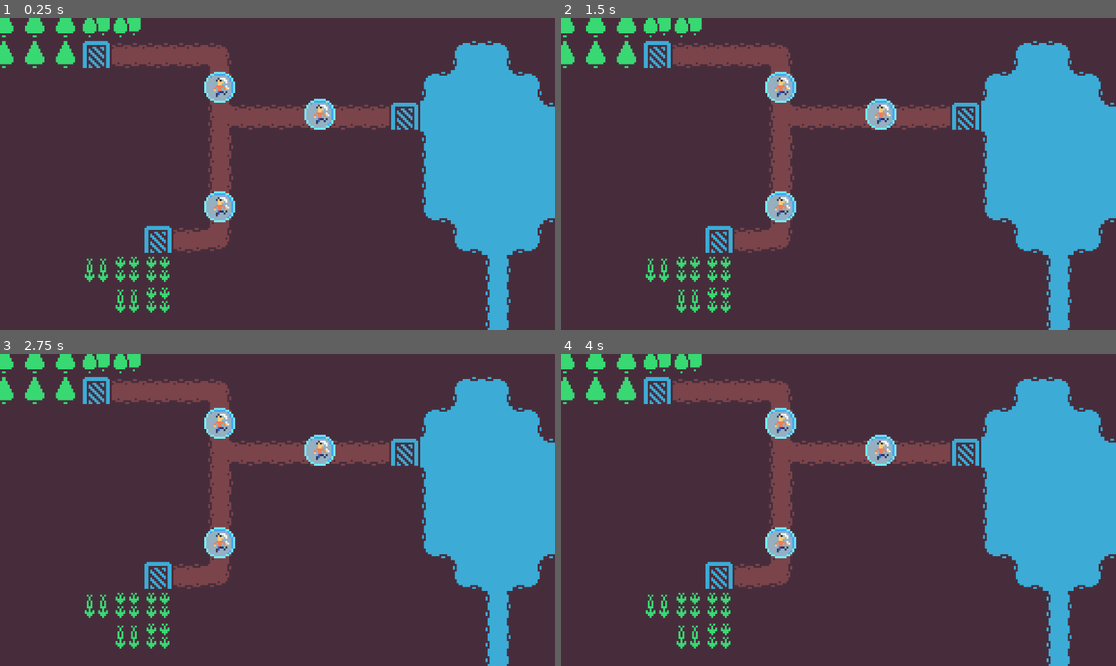
Above: before the commit, frames 1-4 (two rows, left to right).
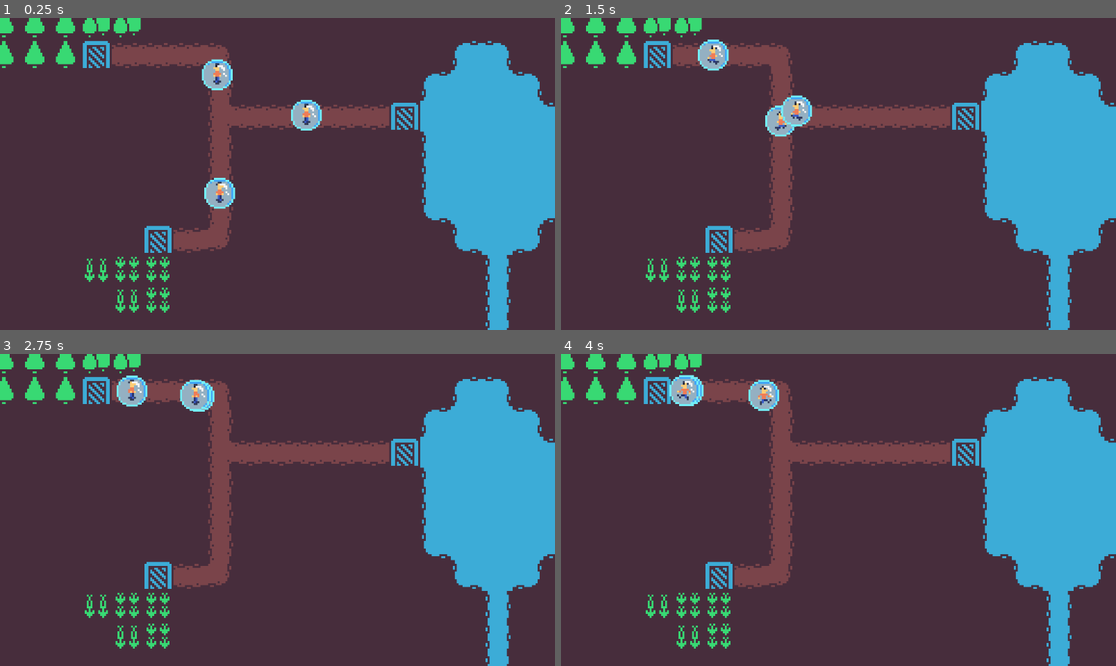
Above: after the commit, the same moments.

Repository: bubble-i-zation/bubble-i-zation
Game: Godot game, scene res://scenes/example_world.tscn
Two runs of this game, one before a commit and one after it. Both use one fixed random seed, a clock stepped at 60 frames per second and the inputs below.
Inputs:
- Up to frame 1 (0.25 s): no input
- Up to frame 2 (1.5 s): no input
- Up to frame 3 (2.75 s): no input
- Up to frame 4 (4 s): no input

The runs differ from the first frame. In frame 1, 1.9% of the frame differs, in the area x 36-61%, y 13-66%; in frame 2, 2.6%, in the area x 24-61%, y 6-66%; in frame 3, 2.4%; in frame 4, 2.3%.
Error before the commit: Parse Error: Identifier "QuestManager" not declared in the current scope. (res://scenes/porter/porter.gd:26)

Commit message:
jetzt muass as

Diff:
--- a/bubble-i-zation/project.godot
+++ b/bubble-i-zation/project.godot
@@ -14,3 +14,22 @@
 run/main_scene="uid://yv0hgjx0g1db"
 config/features=PackedStringArray("4.4", "Forward Plus")
 config/icon="res://icon.svg"
+
+[autoload]
+
+QuestManager="*res://job-manager/quest-manager.gd"
+
+[input]
+
+ui_right={
+"deadzone": 0.2,
+"events": [Object(InputEventKey,"resource_local_to_scene":false,"resource_name":"","device":0,"window_id":0,"alt_pressed":false,"shift_pressed":false,"ctrl_pressed":false,"meta_pressed":false,"pressed":false,"keycode":4194321,"physical_keycode":0,"key_label":0,"unicode":0,"location":0,"echo":false,"script":null)
+, Object(InputEventJoypadButton,"resource_local_to_scene":false,"resource_name":"","device":0,"button_index":14,"pressure":0.0,"pressed":false,"script":null)
+, Object(InputEventJoypadMotion,"resource_local_to_scene":false,"resource_name":"","device":0,"axis":0,"axis_value":1.0,"script":null)
+, Object(InputEventKey,"resource_local_to_scene":false,"resource_name":"","device":-1,"window_id":0,"alt_pressed":false,"shift_pressed":false,"ctrl_pressed":false,"meta_pressed":false,"pressed":false,"keycode":0,"physical_keycode":4194321,"key_label":0,"unicode":0,"location":0,"echo":false,"script":null)
+]
+}
+input={
+"deadzone": 0.2,
+"events": []
+}
